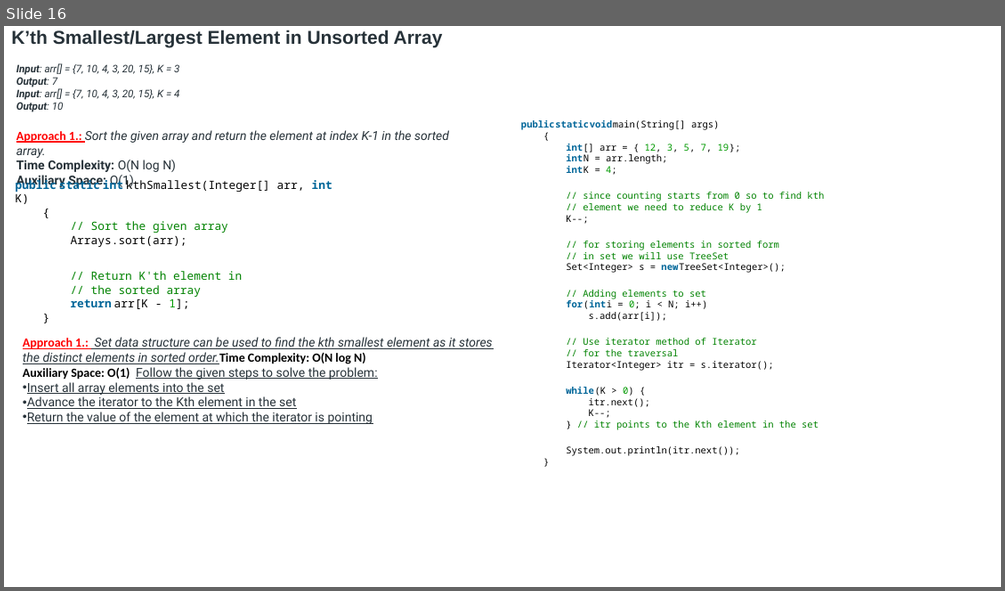
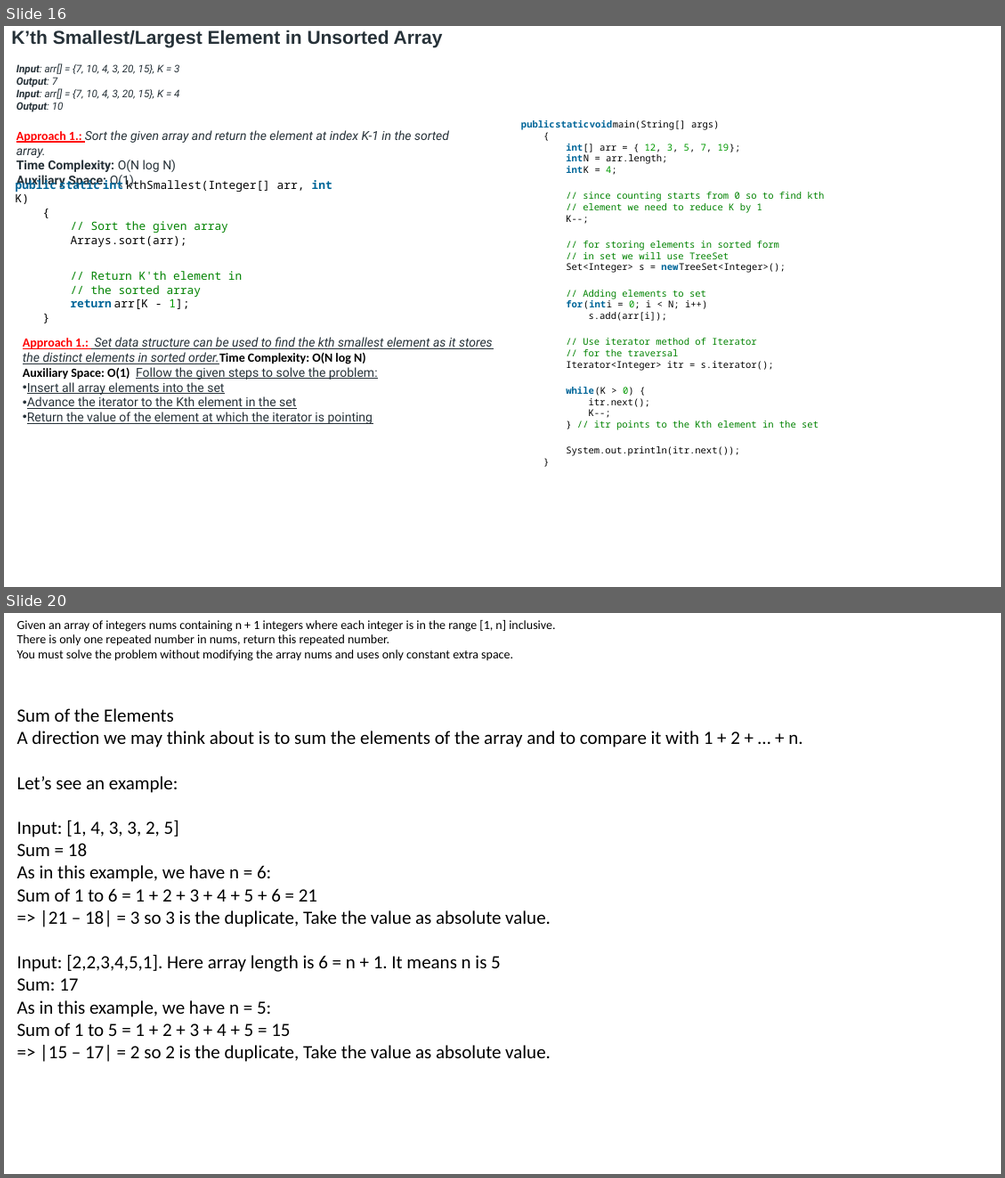
Before and after one commit to codingenv/StudyDocuments, a slide deck: LoveBabbarDSACheatSheat.pptx. Shown one above the other, each under a label of ours: slide 16 before the commit, slides 16 and 20 after it; the slides between them are not shown. The pictures are 1005x591 and 1005x1178 pixels, drawn with LibreOffice and Linux fonts; fonts in the diff are those of the drawing. Boxes give left, top, right and bottom in pixels: in the first picture for what was removed or moved away, otherwise in the second. Text is boxed around its words. In the diff, an @@ line names an element or a change of style, - is before the commit and + after.

```diff
--- a/LoveBabbarDSACheatSheat.pptx
+++ b/LoveBabbarDSACheatSheat.pptx
@@ slide 20 added at bbox=[4, 613, 1001, 1174], background #FFFFFF @@
@@ text added at bbox=[17, 620, 555, 661], 12 pt, text #000000 @@
+Given an array of integers nums containing n + 1 integers where each integer is in the range [1, n] inclusive.
+There is only one repeated number in nums, return this repeated number.
+You must solve the problem without modifying the array nums and uses only constant extra space.
@@ text added at bbox=[17, 708, 802, 1062], 18 pt, text #000000 @@
+Sum of the Elements
+A direction we may think about is to sum the elements of the array and to compare it with 1 + 2 + … + n.
+Let’s see an example:
+Input: [1, 4, 3, 3, 2, 5]
+Sum = 18
+As in this example, we have n = 6:
+Sum of 1 to 6 = 1 + 2 + 3 + 4 + 5 + 6 = 21
+=> |21 – 18| = 3 so 3 is the duplicate, Take the value as absolute value.
+Input: [2,2,3,4,5,1]. Here array length is 6 = n + 1. It means n is 5
+Sum: 17
+As in this example, we have n = 5:
+Sum of 1 to 5 = 1 + 2 + 3 + 4 + 5 = 15
+=> |15 – 17| = 2 so 2 is the duplicate, Take the value as absolute value.
```
Also in this commit, not shown: 5 other slides added.
